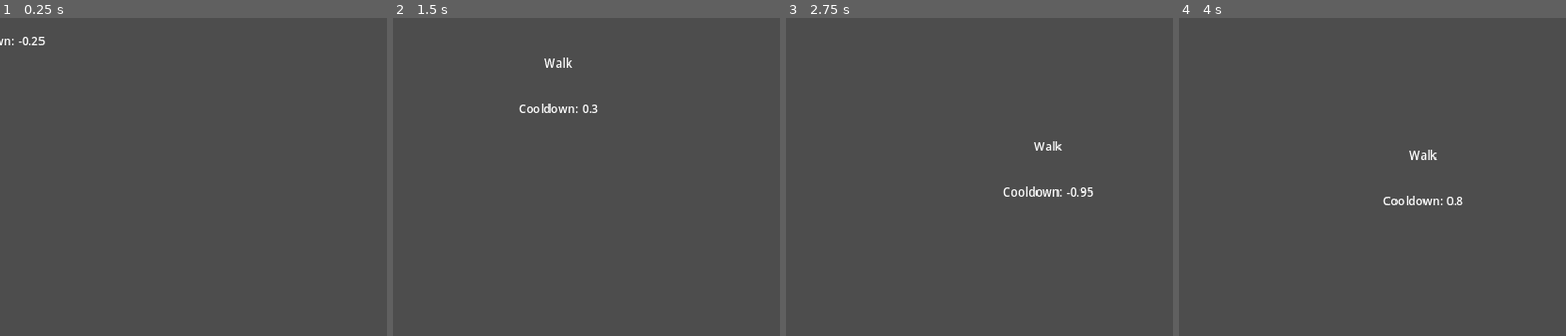
Above: before the commit, frames 1-4 (left to right).
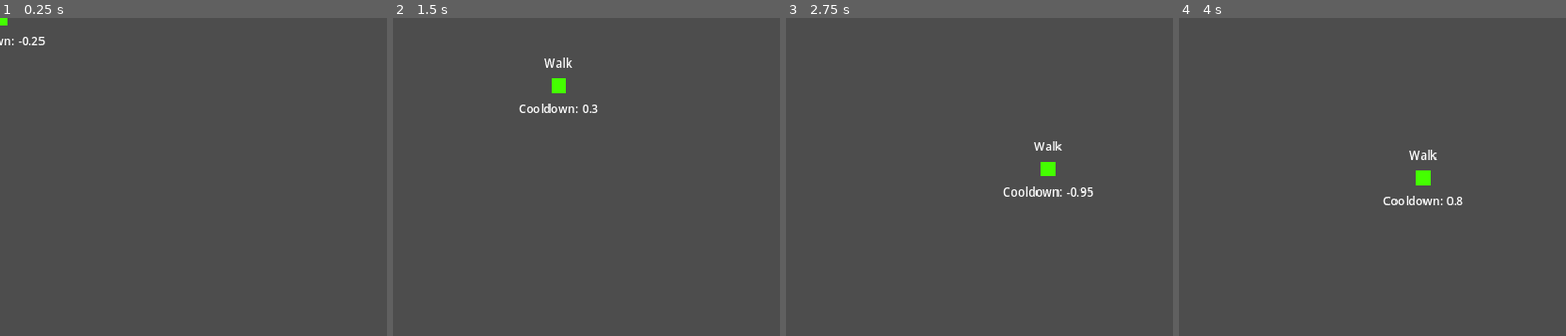
Above: after the commit, the same moments.

Repository: UVGDClub/PassTheGame_2024
Game: Godot game, scene res://src/player/player.tscn
Same seed, same stepped clock (60 frames per second), same inputs: the game is played once before the commit and once after it. This scene is started directly instead of the project's main scene.
Inputs (mouse positions are in pixels of both pictures, inside the frame that each line leads up to):
- Up to frame 1 (0.25 s): no input
- Up to frame 2 (1.5 s): tap Enter (ui_accept) at 0.5, 0.77 s; move the mouse to (outside the picture) at 0.52 s; hold Right (ui_right) 0.53-1.28 s; move the mouse to (617, 250) at 1.27 s; hold Down (ui_down) from 1.28 s (still down)
- Up to frame 3 (2.75 s): tap Enter (ui_accept) at 1.52 s; move the mouse to (outside the picture) at 2.02 s; release Down (ui_down) at 2.03 s; hold Right (ui_right) from 2.03 s (still down)
- Up to frame 4 (4 s): move the mouse to (1515, 313) at 2.77 s; release Right (ui_right) at 2.78 s; hold Up (ui_up) 2.78-3.53 s; tap Enter (ui_accept) at 3.02, 3.77 s; move the mouse to (outside the picture) at 3.52 s; hold Left (ui_left) from 3.53 s (still down)

The runs differ from the first frame. In frame 1, less than 0.1% of the frame differs, in the area x 0-2%, y 0-3%; in frame 2, 0.2%; in frame 3, 0.2%; in frame 4, 0.2%, in the area x 61-66%, y 47-53%.

Commit message:
Update player.tscn

Diff:
--- a/src/player/player.tscn
+++ b/src/player/player.tscn
@@ -69,3 +69,7 @@
 label_settings = SubResource("LabelSettings_gamxu")
 horizontal_alignment = 1
 vertical_alignment = 1
+
+[node name="Polygon2D" type="Polygon2D" parent="."]
+color = Color(0.266667, 1, 0, 1)
+polygon = PackedVector2Array(-10, -10, -10, 10, 10, 10, 10, -10)
